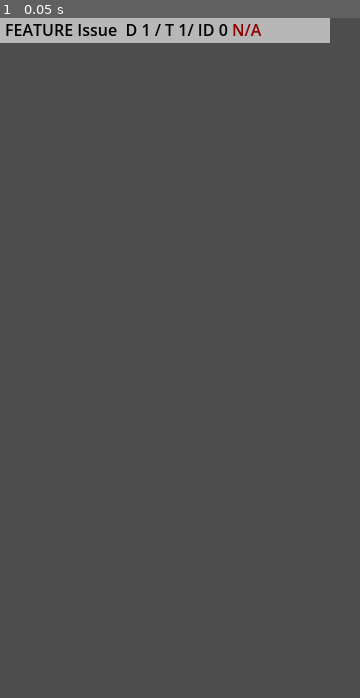
Above: before the commit, frame 1.
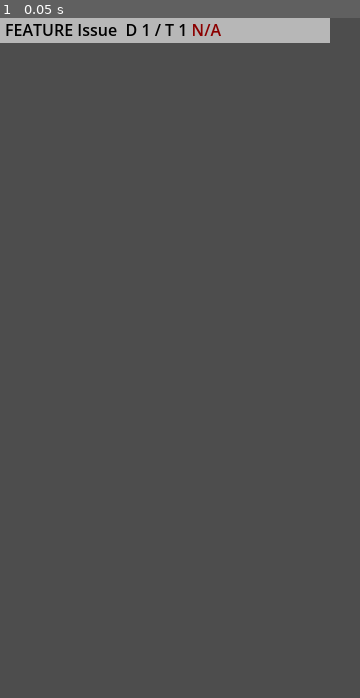
Above: after the commit, the same moment.

Repository: ltbk2023/pig
Game: Godot game, scene res://issue/issue.tscn
Same seed, same stepped clock (60 frames per second), same inputs: the game is played once before the commit and once after it. This scene is started directly instead of the project's main scene.
Inputs:
- Up to frame 1 (0.05 s): no input

The runs differ from the first frame. In frame 1, 0.2% of the frame differs, in the area x 51-73%, y 0-3%.

Commit message:
issue.gd: remove id

Diff:
--- a/PIG/issue/issue.gd
+++ b/PIG/issue/issue.gd
@@ -27,8 +27,6 @@
 @export var importance_to_client: int = 0
 var __progress = 0
 
-# This is a unique ID used by the tree parser to identify this issue.
-var id : int
 # Specifies how many of this node's parents in the issue tree have not been
 # finished yet
 var remaining_parents: int
@@ -62,7 +60,7 @@
 # summary include type, name, difficulty, time, state
 func update_summary():
 	$Summary.text =  type_description[type]+" [color=BLACK]"+name+"  D "\
-	+str(difficulty)+" / T "+str(time)+ "/ ID " + str(id) + "[/color] " + \
+	+str(difficulty)+" / T "+str(time) + "[/color] " + \
 	state_descriptions[state]
 
 # update extended text
@@ -84,8 +82,8 @@
 		$Extended/Sprite2D2/Unlocks.visible = true
 		$Extended/Sprite2D2/Unlocks.text = "[color=BLACK]Unlocks: "
 		for i in range(len(child_issues) -1):
-			$Extended/Sprite2D2/Unlocks.text += str(child_issues[i].id) + ", "
-		$Extended/Sprite2D2/Unlocks.text += str(child_issues[-1].id)
+			$Extended/Sprite2D2/Unlocks.text += str(child_issues[i].name) + ", "
+		$Extended/Sprite2D2/Unlocks.text += str(child_issues[-1].name)
 
 # Called when progress is to be increased. If the progress exceeds the time,
 # complete() is called
